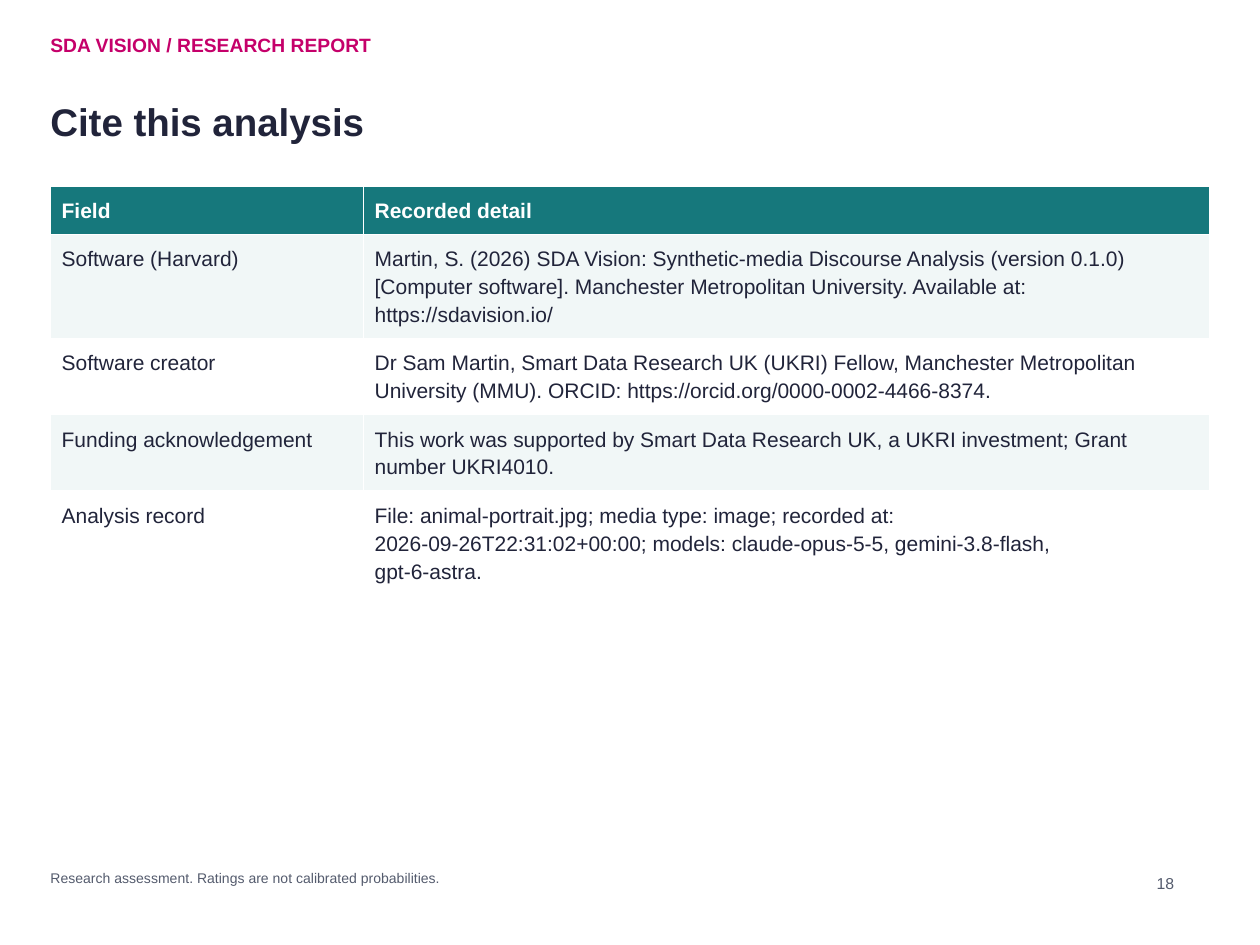
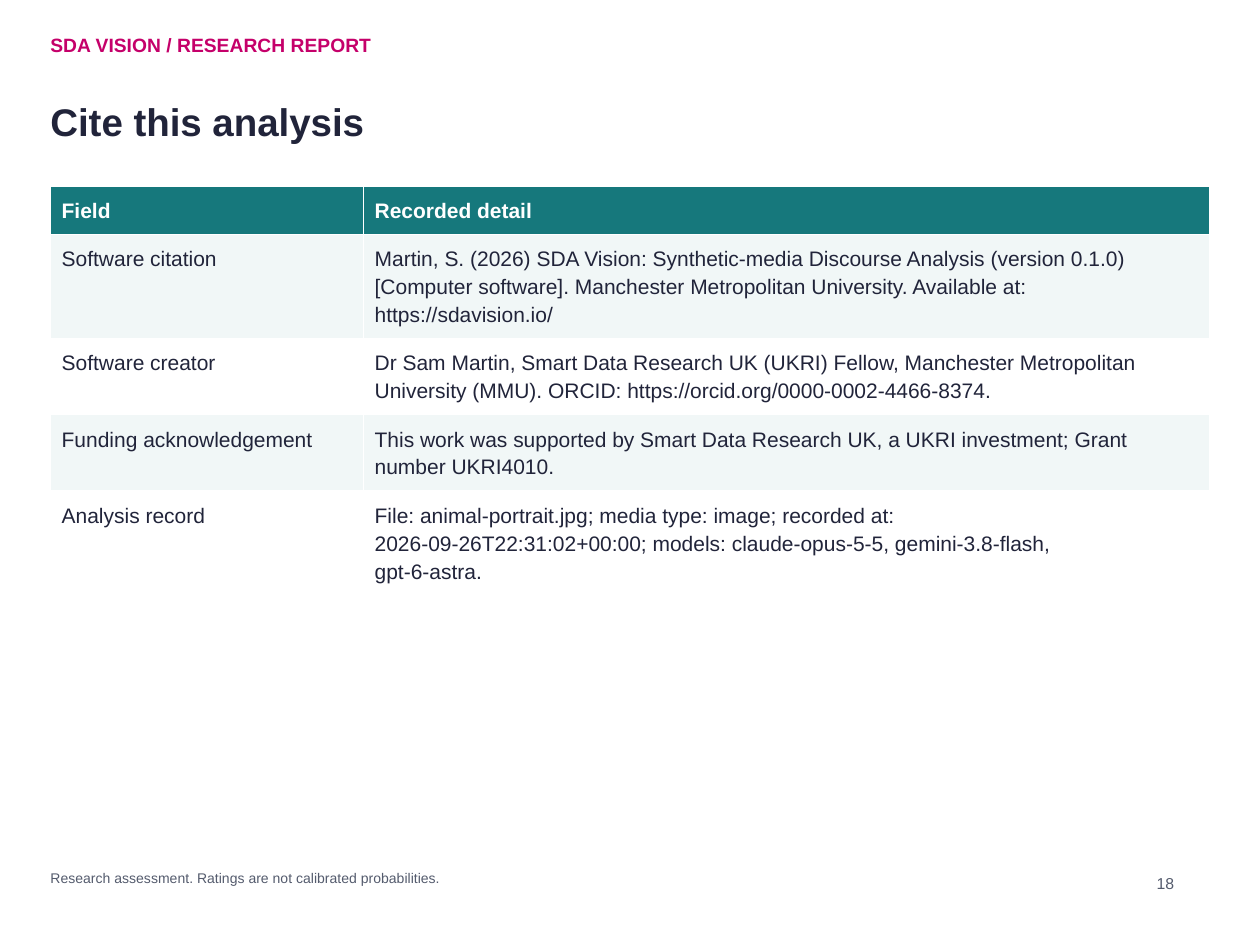
Before and after one commit to Synthetic-Realities/sda-vision-demo, a slide deck: slide 18 of site/showcase/exports/animal_portrait.pptx. Drawn at 1260x945 pixels with LibreOffice and Linux fonts; fonts in the diff are those of the drawing. Boxes give left, top, right and bottom in pixels: in the first picture for what was removed or moved away, otherwise in the second. Text is boxed around its words. In the diff, an @@ line names an element or a change of style, - is before the commit and + after.

Commit message:
Use Software citation label in demo and reports

```diff
--- a/site/showcase/exports/animal_portrait.pptx
+++ b/site/showcase/exports/animal_portrait.pptx
@@ table at [50, 234, 1210, 339] @@
-row 1, column 1: Software (Harvard)
+row 1, column 1: Software citation
```
Also in this commit, not shown: 50 other files.
